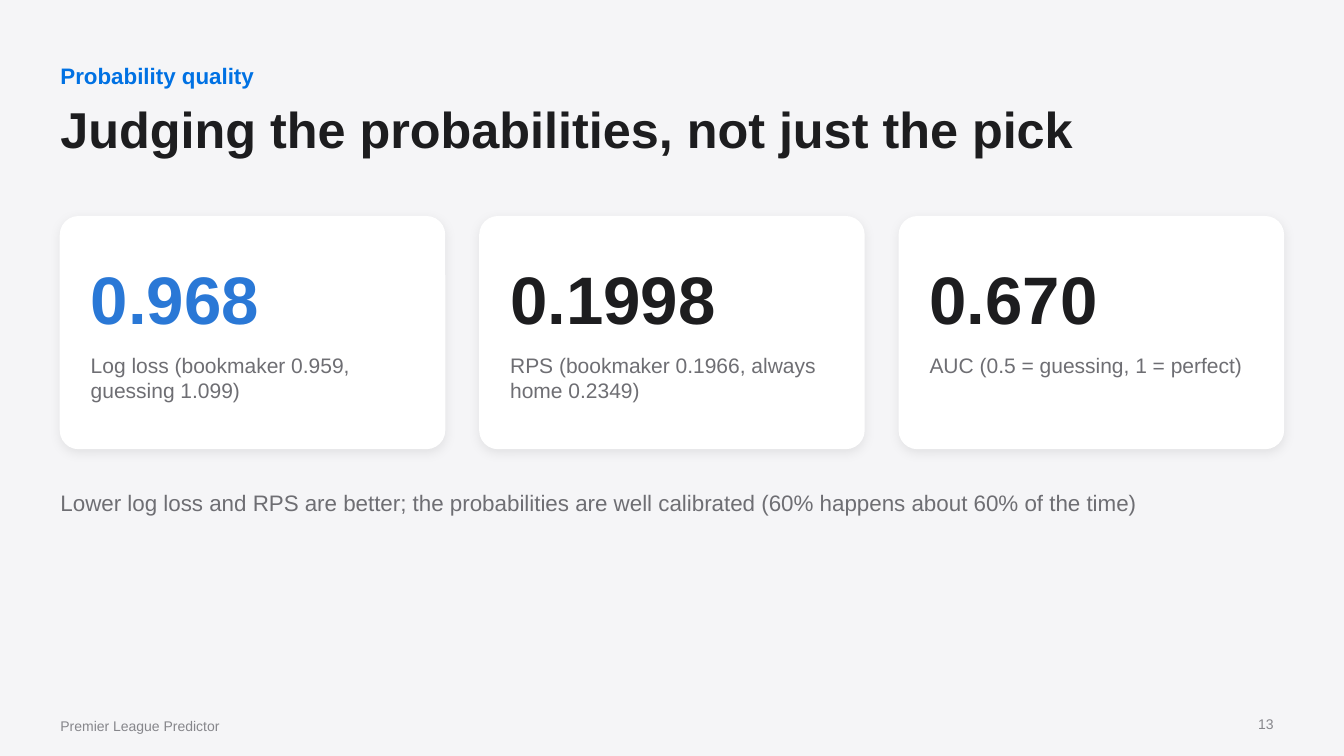
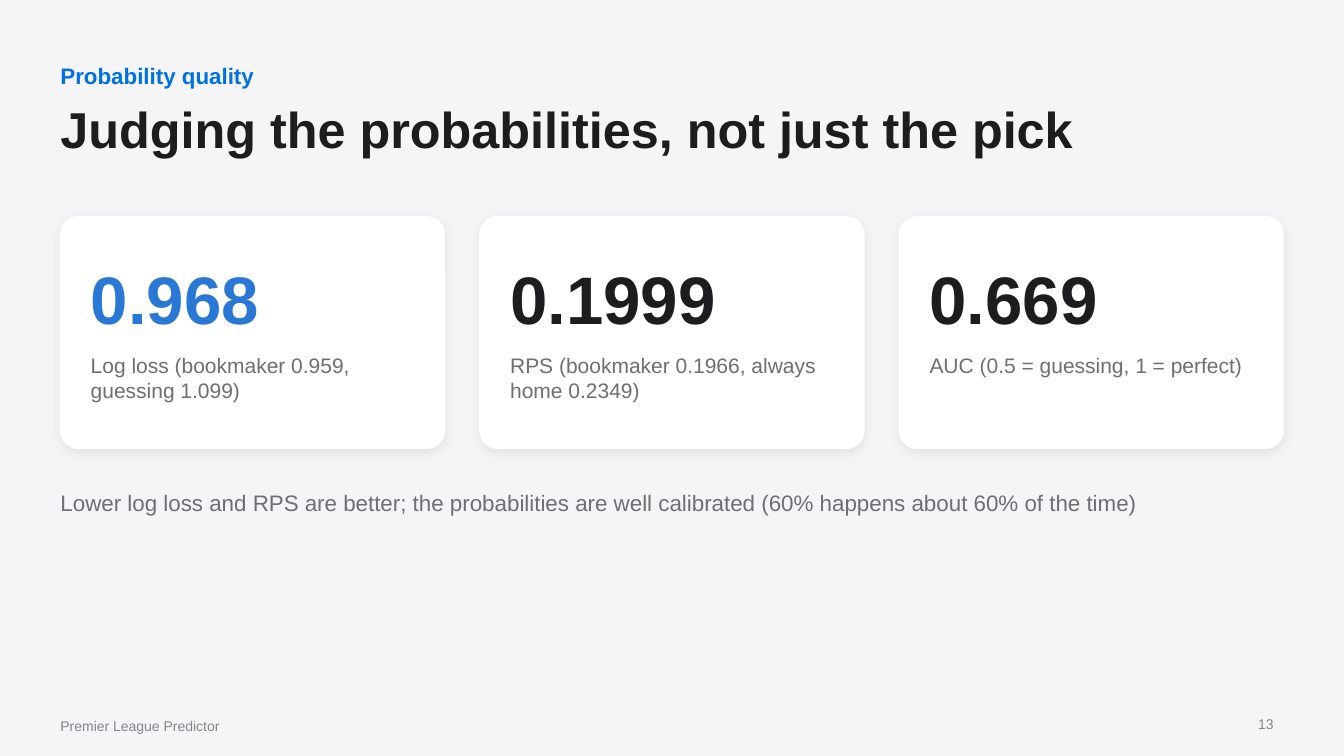
Before and after one commit to salxz696969/Premier-League-Prediction, a slide deck: slide 13 of docs/slides.pptx. Drawn at 1344x756 pixels with LibreOffice and Linux fonts; fonts in the diff are those of the drawing. Boxes give left, top, right and bottom in pixels: in the first picture for what was removed or moved away, otherwise in the second. Text is boxed around its words. In the diff, an @@ line names an element or a change of style, - is before the commit and + after.

```diff
--- a/docs/slides.pptx
+++ b/docs/slides.pptx
@@ text at [510,277,715,325]: text changed @@
-0.1998
+0.1999
@@ text at [930,277,1098,325]: text changed @@
-0.670
+0.669
```
Also in this commit, not shown: 2 other slides changed, 27 other files.
